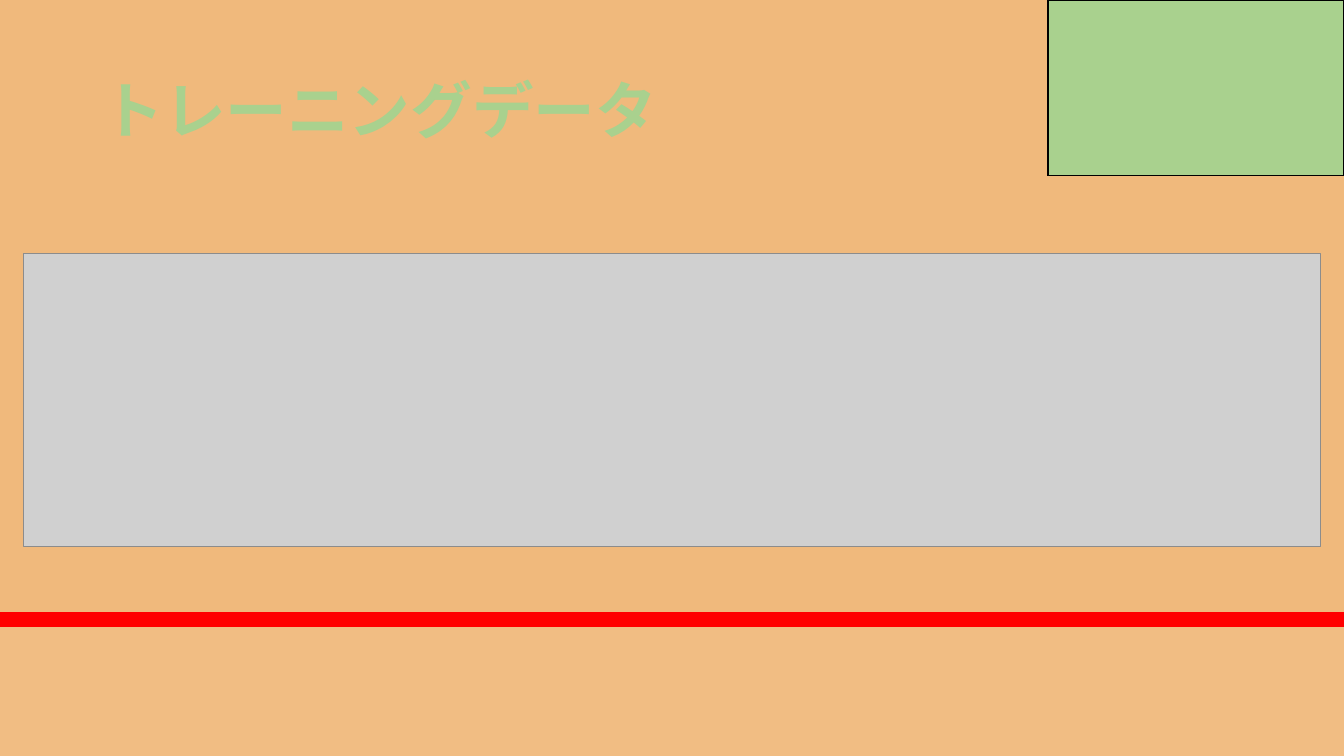
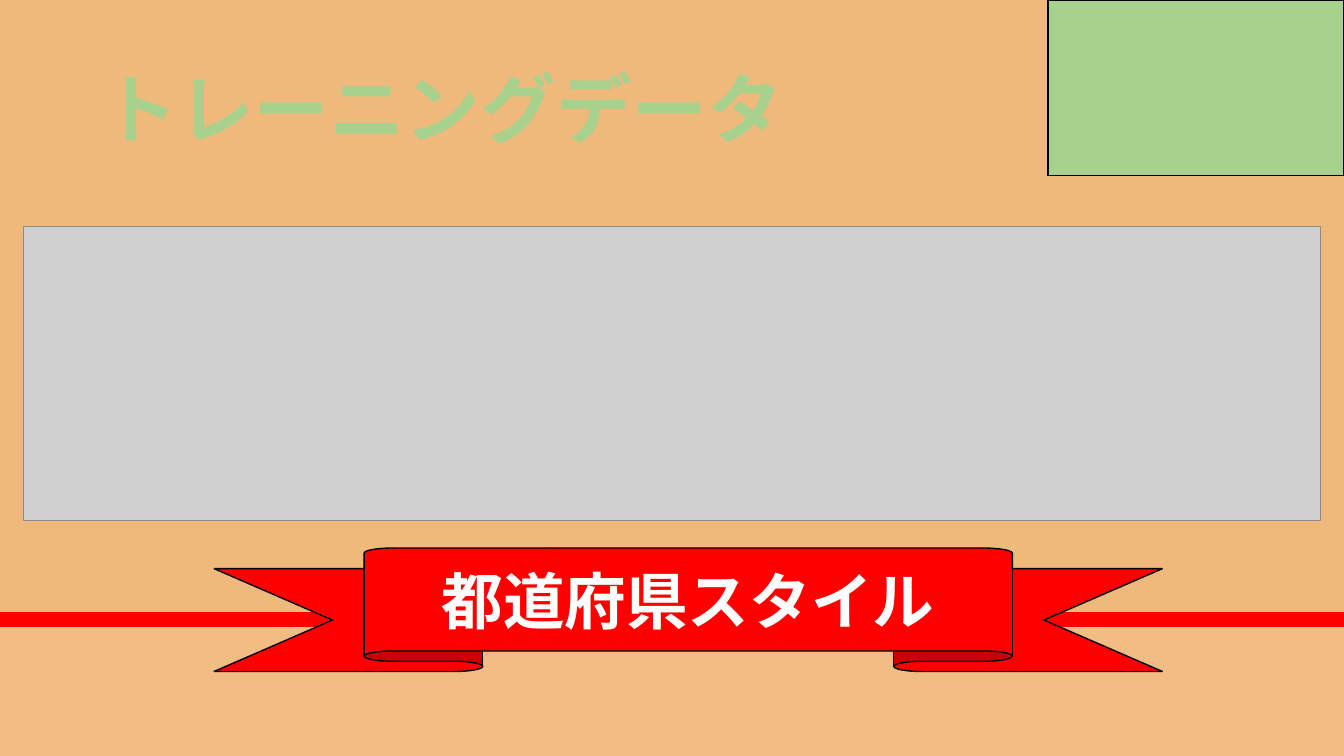
Before and after one commit to RikiishiSuzunosuke/AIspeaker_yosie, a slide deck: slide 18 of presentation/AIスピーカー開発_3_main.pptx. Drawn at 1344x756 pixels with LibreOffice and Linux fonts; fonts in the diff are those of the drawing; grey boxes stand for pictures. Boxes give left, top, right and bottom in pixels: in the first picture for what was removed or moved away, otherwise in the second. Text is boxed around its words. In the diff, an @@ line names an element or a change of style, - is before the commit and + after.

```diff
--- a/presentation/AIスピーカー開発_3_main.pptx
+++ b/presentation/AIスピーカー開発_3_main.pptx
@@ picture moved from (x1=24, y1=253, x2=1321, y2=546) to (x1=24, y1=227, x2=1321, y2=520) @@
@@ ribbon added at (x1=214, y1=548, x2=1163, y2=673), fill #FF0000, outline #000000 1 pt, 44 pt, text #FFFFFF, bold @@
+都道府県スタイル
```
Also in this commit, not shown: 30 other slides changed.
